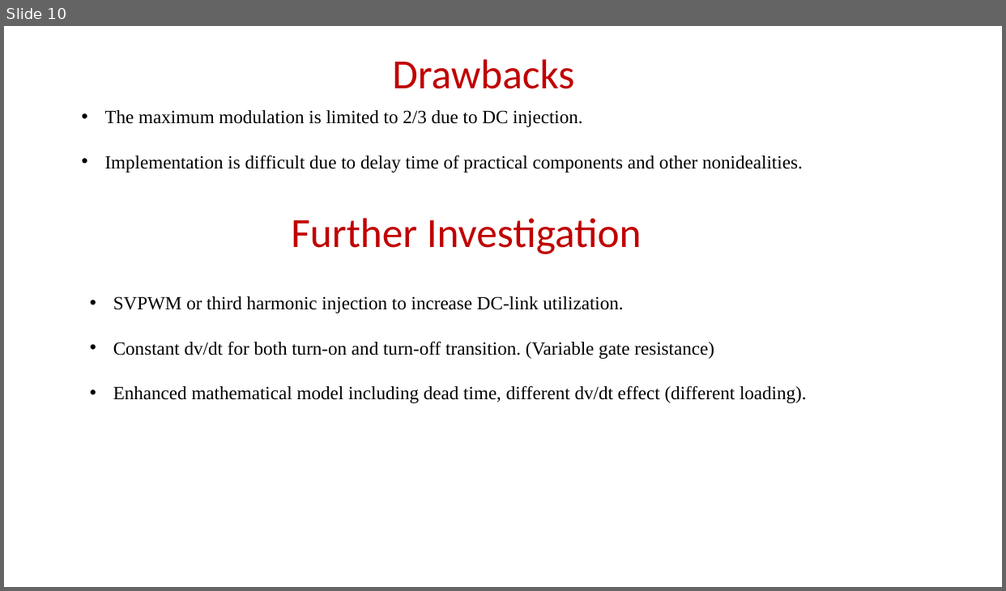
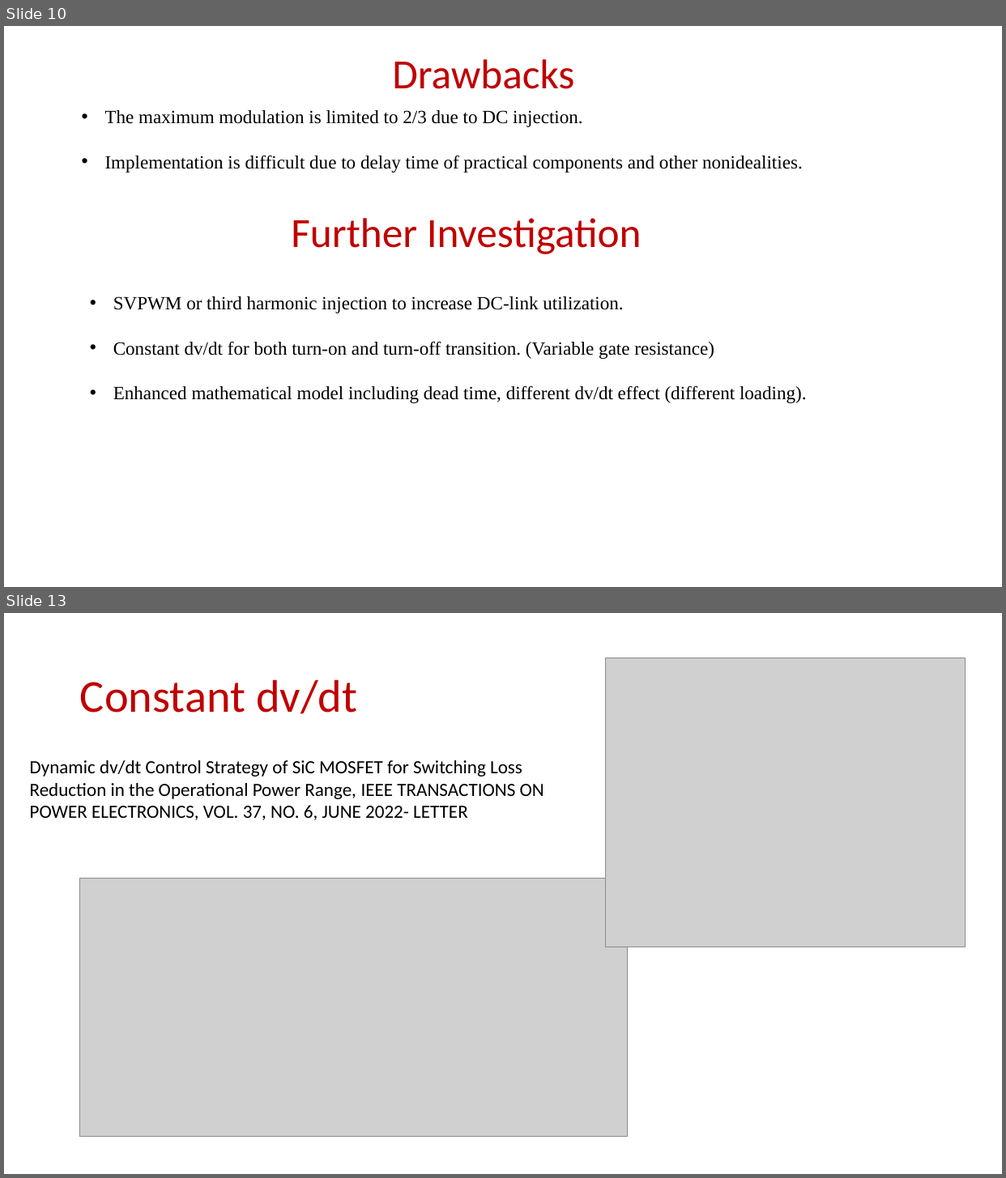
Before and after one commit to EnesAyaz/KTH, a slide deck: Switching Function - Reduced CMV PWM/dvdtReduction/dvdt.pptx. Shown one above the other, each under a label of ours: slide 10 before the commit, slides 10 and 13 after it; the slides between them are not shown. The pictures are 1006x591 and 1006x1178 pixels, drawn with LibreOffice and Linux fonts; fonts in the diff are those of the drawing; grey boxes stand for pictures. Boxes give left, top, right and bottom in pixels: in the first picture for what was removed or moved away, otherwise in the second. Text is boxed around its words. In the diff, an @@ line names an element or a change of style, - is before the commit and + after.

```diff
--- a/Switching Function - Reduced CMV PWM/dvdtReduction/dvdt.pptx
+++ b/Switching Function - Reduced CMV PWM/dvdtReduction/dvdt.pptx
@@ slide 13 added at (4,613,1002,1174), background #FFFFFF @@
@@ picture added at (606,658,965,948) @@
@@ title added at (80,679,357,714), 44 pt, text #C00000 @@
+Constant dv/dt
@@ text added at (30,760,544,820), 18 pt, text #000000 @@
+Dynamic dv/dt Control Strategy of SiC MOSFET for Switching Loss Reduction in the Operational Power Range, IEEE TRANSACTIONS ON POWER ELECTRONICS, VOL. 37, NO. 6, JUNE 2022- LETTER
@@ picture added at (79,878,628,1136) @@
```
Also in this commit, not shown: 2 slides changed, 2 other slides added, 5 other files.
